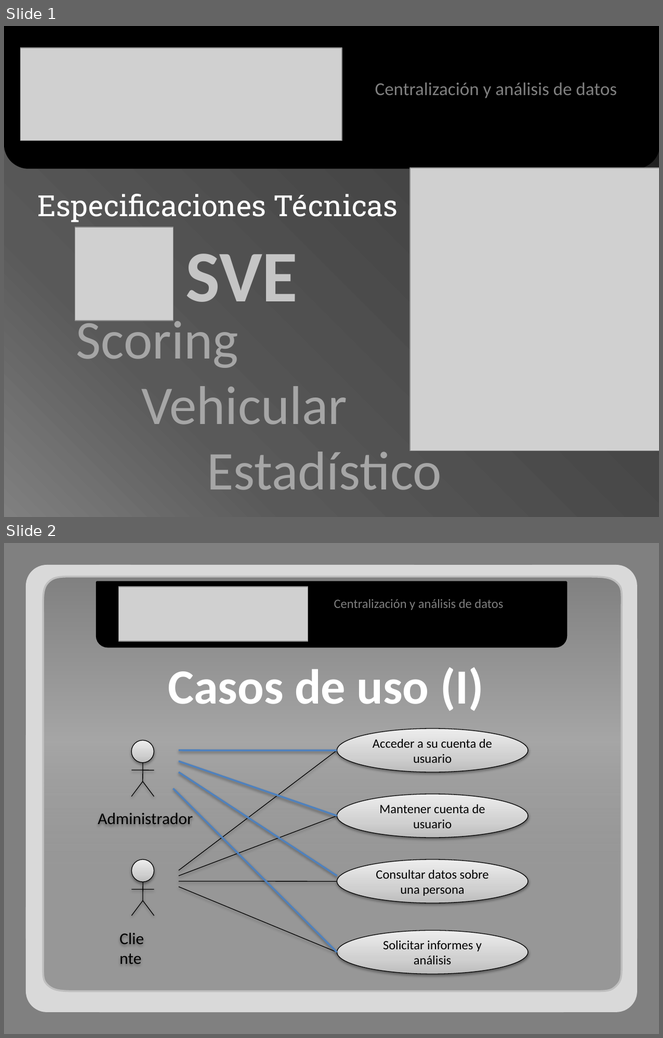
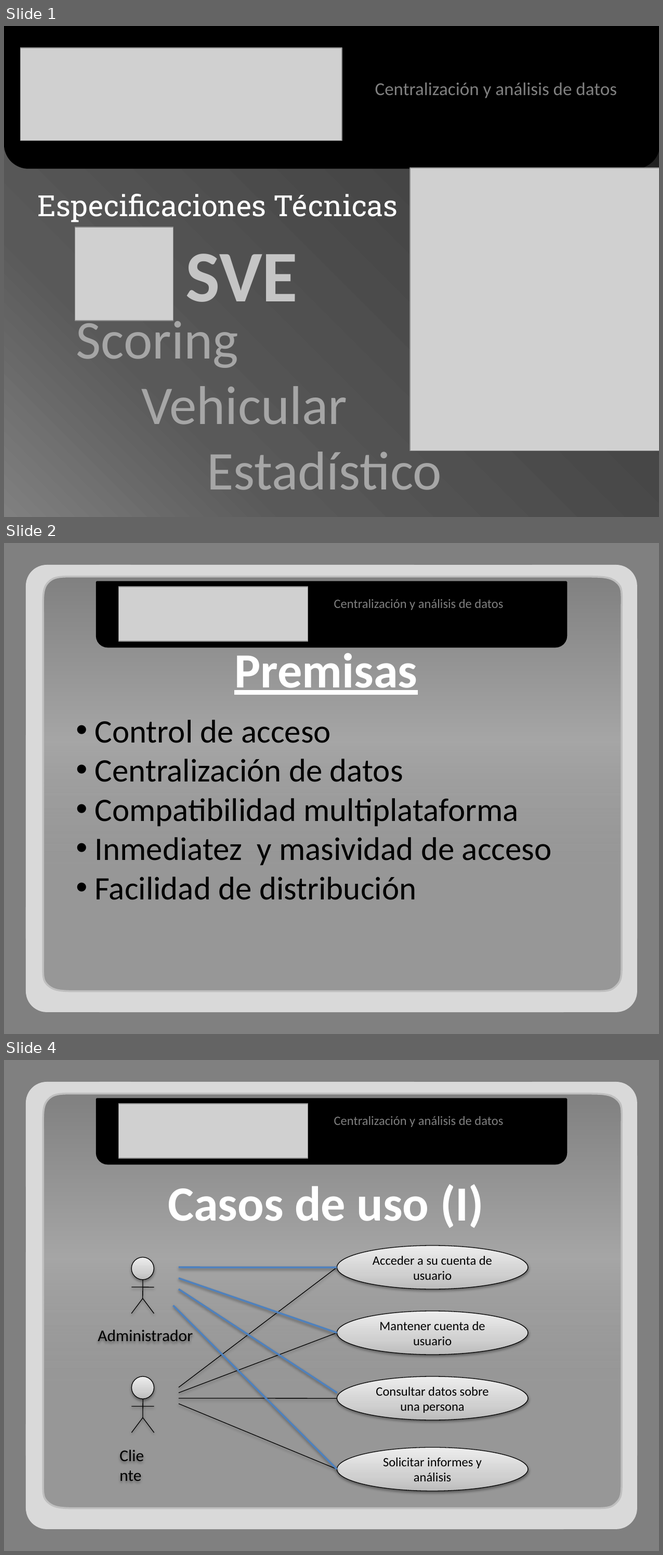
Before and after one commit to adrianachelotti/tallerdesarrollo1ero2011, a slide deck: Presentacion/Tecnica/Presentacion Tecnica.pptx. Shown one above the other, each under a label of ours: slides 1 and 2 before the commit, slides 1, 2 and 4 after it; the slides between them are not shown. The pictures are 663x1038 and 663x1555 pixels, drawn with LibreOffice and Linux fonts; fonts in the diff are those of the drawing; grey boxes stand for pictures. Boxes give left, top, right and bottom in pixels: in the first picture for what was removed or moved away, otherwise in the second. Text is boxed around its words. In the diff, an @@ line names an element or a change of style, - is before the commit and + after.

Commit message:
Agregando las premisas y completando algunas ppts

```diff
--- a/Presentacion/Tecnica/Presentacion Tecnica.pptx
+++ b/Presentacion/Tecnica/Presentacion Tecnica.pptx
@@ slide 2 added at [4, 543, 659, 1034], background #808080 @@
@@ freeform shape added at [42, 576, 622, 992], fill gradient #808080 to #A6A6A6, outline #BFBFBF 2 pt @@
@@ round same rect added at [97, 583, 567, 647], fill #000000, outline #000000 2 pt @@
@@ picture added at [118, 587, 308, 641] @@
@@ text added at [334, 599, 503, 610], 14 pt, text #808080 @@
+Centralización y análisis de datos
@@ text added at [234, 646, 417, 695], 54 pt, text #FFFFFF, bold, underline @@
+Premisas
@@ text added at [95, 720, 552, 900], 36 pt, text #000000 @@
+• Control de acceso
+• Centralización de datos
+• Compatibilidad multiplataforma
+• Inmediatez y masividad de acceso
+• Facilidad de distribución
@@ group added at [26, 565, 637, 1013]: 5 rounded rectangles @@
@@ what was slide 2 is now slide 4 @@
```
Also in this commit, not shown: 2 slides changed, 1 other slide added.
